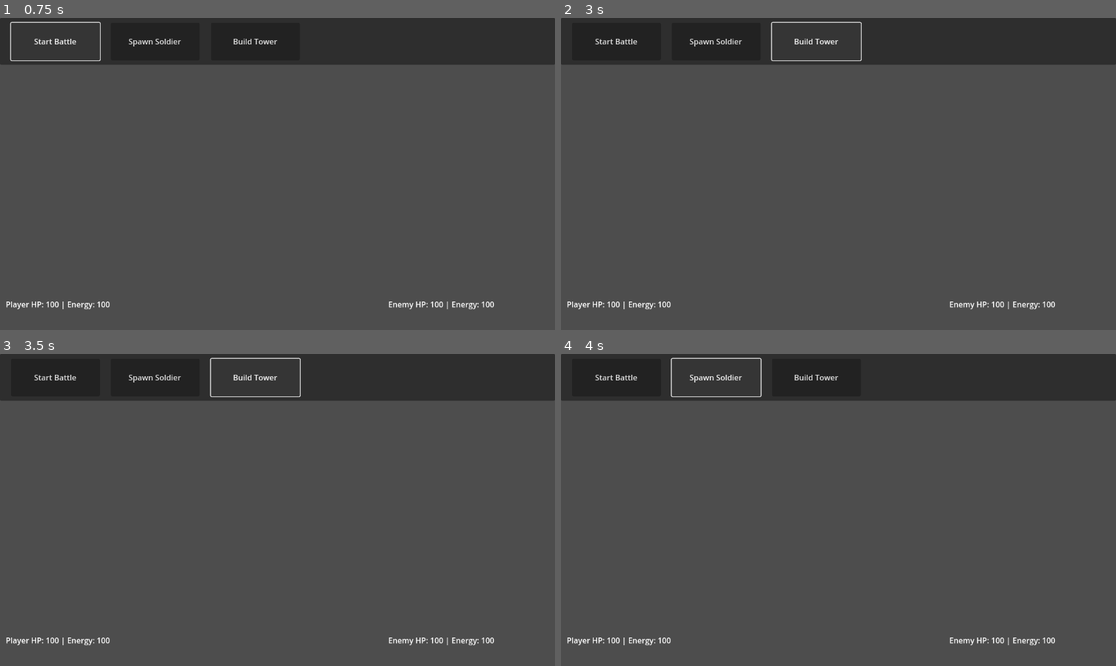
Above: before the commit, frames 1-4 (two rows, left to right).
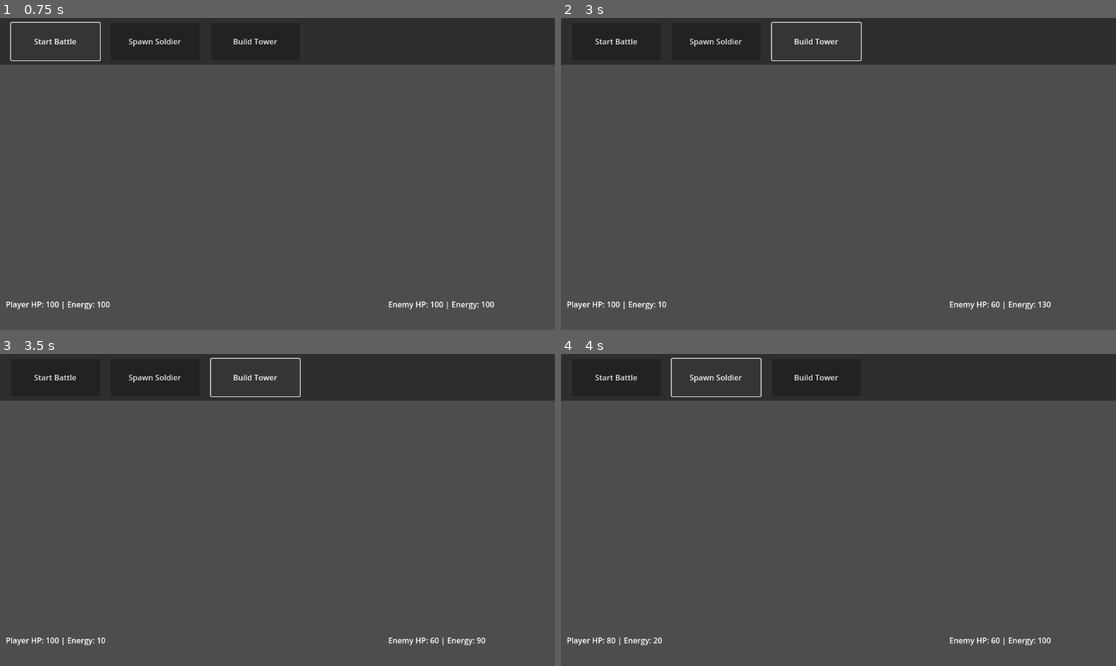
Above: after the commit, the same moments.

Repository: Incube700/Terrion
Game: Godot game, scene res://scenes/Battle.tscn
Two runs of this game, one before a commit and one after it. Both use one fixed random seed, a clock stepped at 60 frames per second and the inputs below.
Inputs:
- Up to frame 1 (0.75 s): click "Start Battle" at 0.5 s
- Up to frame 2 (3 s): click "Start Battle" at 1.25 s; click "Spawn Soldier" at 2 s; click "Build Tower" at 2.75 s
- Up to frame 3 (3.5 s): no input
- Up to frame 4 (4 s): click "Spawn Soldier" at 3.5 s

Frame 1 is identical in both runs. In frame 2, 0.1% of the frame differs, in the area x 19-89%, y 90-94%; in frame 3, 0.1%; in frame 4, 0.3%, in the area x 8-89%, y 90-94%.
Error before the commit: Attempt to call function 'get_node' in base 'null instance' on a null instance. (res://scripts/BattleManager.gd:48)
Error after the commit: Invalid assignment of property or key 'spawner_type' with value of type 'String' on a base object of type 'CharacterBody3D (Unit.gd)'. (res://scripts/BattleMan…

Commit message:
wip: backup before refactoring battle start and core/spawner instancing logic

Diff:
--- a/scenes/Battle.tscn
+++ b/scenes/Battle.tscn
@@ -21,4 +21,72 @@
 
 [node name="Core" parent="." instance=ExtResource("1_bdmed")]
 
-[node name="BattleUI" parent="." instance=ExtResource("3_2rusm")]
+[node name="BattleUI" parent="." instance=ExtResource("3_ui")]
+
+[node name="Lane1" type="Node3D" parent="."]
+transform = Transform3D(1, 0, 0, 0, 1, 0, 0, 0, 1, -6, 0, 0)
+
+[node name="Start" type="Node3D" parent="Lane1"]
+transform = Transform3D(1, 0, 0, 0, 1, 0, 0, 0, 1, 0, 0, -10)
+
+[node name="End" type="Node3D" parent="Lane1"]
+transform = Transform3D(1, 0, 0, 0, 1, 0, 0, 0, 1, 0, 0, 10)
+
+[node name="PlayerSpawner1" type="Node3D" parent="Lane1"]
+transform = Transform3D(1, 0, 0, 0, 1, 0, 0, 0, 1, 0, 0, -8)
+
+[node name="SpawnTimer" type="Timer" parent="Lane1/PlayerSpawner1"]
+wait_time = 3.0
+autostart = true
+
+[node name="EnemySpawner1" type="Node3D" parent="Lane1"]
+transform = Transform3D(1, 0, 0, 0, 1, 0, 0, 0, 1, 0, 0, 8)
+
+[node name="SpawnTimer" type="Timer" parent="Lane1/EnemySpawner1"]
+wait_time = 3.0
+autostart = true
+
+[node name="Lane2" type="Node3D" parent="."]
+
+[node name="Start" type="Node3D" parent="Lane2"]
+transform = Transform3D(1, 0, 0, 0, 1, 0, 0, 0, 1, 0, 0, -10)
+
+[node name="End" type="Node3D" parent="Lane2"]
+transform = Transform3D(1, 0, 0, 0, 1, 0, 0, 0, 1, 0, 0, 10)
+
+[node name="PlayerSpawner2" type="Node3D" parent="Lane2"]
+transform = Transform3D(1, 0, 0, 0, 1, 0, 0, 0, 1, 0, 0, -8)
+
+[node name="SpawnTimer" type="Timer" parent="Lane2/PlayerSpawner2"]
+wait_time = 3.0
+autostart = true
+
+[node name="EnemySpawner2" type="Node3D" parent="Lane2"]
+transform = Transform3D(1, 0, 0, 0, 1, 0, 0, 0, 1, 0, 0, 8)
+
+[node name="SpawnTimer" type="Timer" parent="Lane2/EnemySpawner2"]
+wait_time = 3.0
+autostart = true
+
+[node name="Lane3" type="Node3D" parent="."]
+transform = Transform3D(1, 0, 0, 0, 1, 0, 0, 0, 1, 6, 0, 0)
+
+[node name="Start" type="Node3D" parent="Lane3"]
+transform = Transform3D(1, 0, 0, 0, 1, 0, 0, 0, 1, 0, 0, -10)
+
+[node name="End" type="Node3D" parent="Lane3"]
+transform = Transform3D(1, 0, 0, 0, 1, 0, 0, 0, 1, 0, 0, 10)
+
+[node name="PlayerSpawner3" type="Node3D" parent="Lane3"]
+transform = Transform3D(1, 0, 0, 0, 1, 0, 0, 0, 1, 0, 0, -8)
+
+[node name="SpawnTimer" type="Timer" parent="Lane3/PlayerSpawner3"]
+wait_time = 3.0
+autostart = true
+
+[node name="EnemySpawner3" type="Node3D" parent="Lane3"]
+transform = Transform3D(1, 0, 0, 0, 1, 0, 0, 0, 1, 0, 0, 8)
+
+[node name="SpawnTimer" type="Timer" parent="Lane3/EnemySpawner3"]
+wait_time = 3.0
+autostart = true
Not shown: 1 places in scenes/Battle.tscn that only renumber resources
